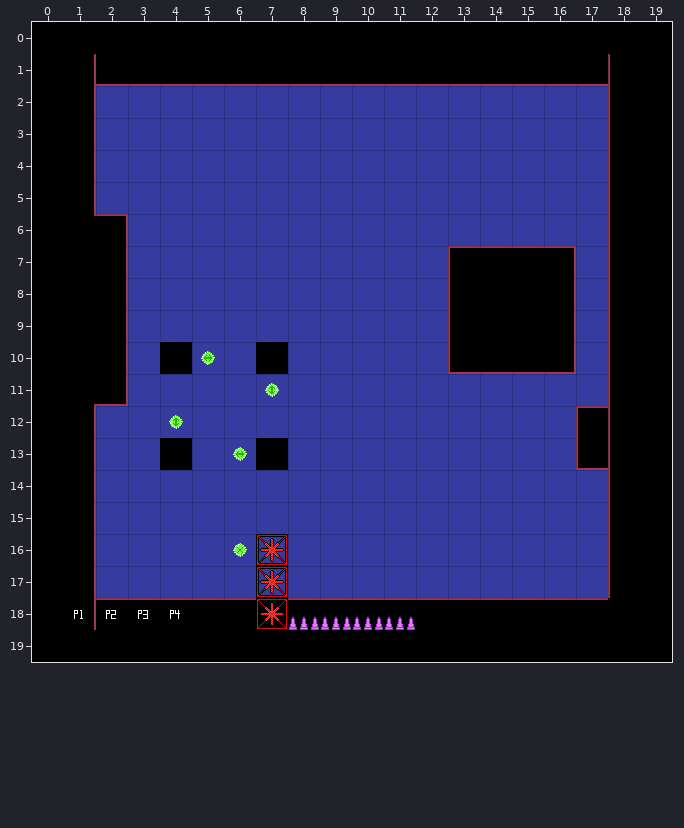
Two versions of a level (Tiled map, Project/Maps/Rick/BaseMap.tmx). Above, as it was before the edit.
Cells are 32x32 px. Shown: x 0..19, y 0..19.
The same view after the edit:
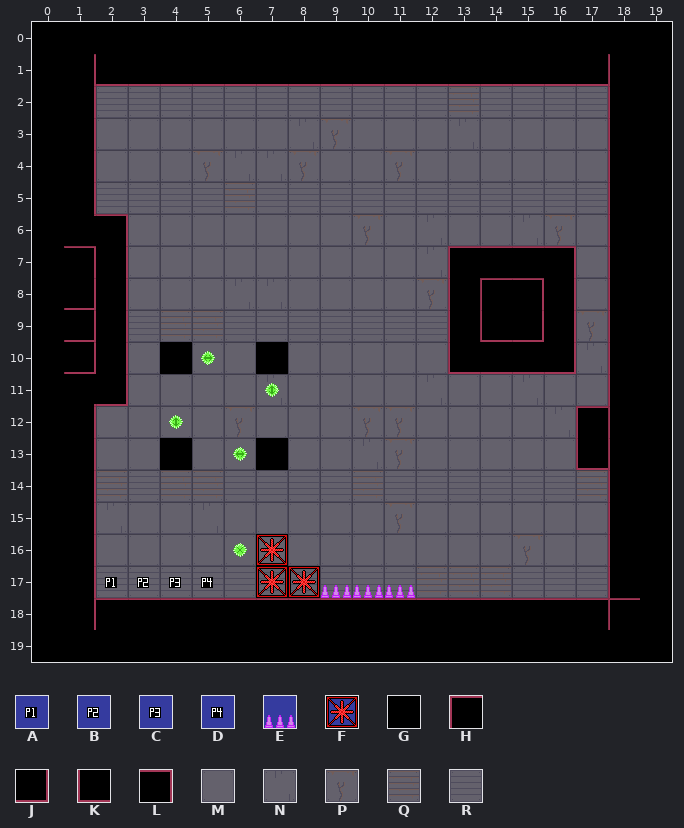
Key: from "Ingredients": A 0, B 1, C 2, D 3, E 12, F 13; from "Tiles": G 0, H 1, J 1 turned 180, K 1 turned 270, L 1 turned 90, M 10, N 11, P 12, Q 13, R 14.
_ is an empty cell.
From old to new:
Layer "Tiles":
Tile G gives way to tile H in row 8 at x 14; in row 18 at x 18.
Tile G gives way to tile J in row 8 at x 1; in row 9 at x 1 and 15; in row 10 at x 1.
Tile G gives way to tile K in row 9 at x 14.
Tile G gives way to tile L in row 7 at x 1; in row 8 at x 15.
The edit adds tile M in row 3 at x 2 to 7, 10 to 12 and 14 to 17; in row 4 at x 2 to 4, 9 to 10 and 12 to 17; in row 6 at x 3 to 9, 11, 13 to 14 and 17; in row 7 at x 3 to 11 and 17; in row 8 at x 3 to 5, 8 to 11 and 17; in row 10 at x 3, 5 to 6 and 8 to 12.
The edit adds tile M in row 11 at x 3 to 6, 8 to 11, 13 to 14 and 16 to 17; in row 12 at x 2 to 5, 7 to 9 and 12 to 15; in row 13 at x 2 to 3, 5 to 6, 8 to 9 and 12 to 16; in row 15 at x 3 to 4, 6 to 10 and 12 to 17; in row 16 at x 2 to 14 and 16 to 17.
The edit adds tile N in row 3 at x 8 and 13; in row 4 at x 6 to 7; in row 6 at x 12 and 15; in row 7 at x 12; in row 8 at x 6 to 7; in row 10 at x 17.
The edit adds tile N in row 11 at x 7, 12 and 15; in row 12 at x 16; in row 13 at x 10; in row 15 at x 2 and 5.
The edit adds tile P in row 3 at x 9; in row 4 at x 5, 8 and 11; in row 6 at x 10 and 16; in row 8 at x 12; in row 9 at x 17; in row 12 at x 6 and 10 to 11.
The edit adds tile P in row 13 at x 11; in row 15 at x 11; in row 16 at x 15.
The edit adds tile Q in row 2 at x 13; in row 5 at x 6; in row 9 at x 4 to 5; in row 14 at x 2, 4 to 5, 10 and 17; in row 17 at x 12 to 14.
The edit adds tile R in row 2 at x 2 to 12 and 14 to 17; in row 5 at x 2 to 5 and 7 to 17; in row 9 at x 3 and 6 to 12; in row 14 at x 3, 6 to 9 and 11 to 16; in row 17 at x 2 to 11 and 15 to 17.
Layer "Specials" (removed):
Tile A is removed in row 18 at x 1.
Tile B is removed in row 18 at x 2.
Tile C is removed in row 18 at x 3.
Tile D is removed in row 18 at x 4.
Layer "Ingredients":
The edit adds tile A in row 17 at x 2.
The edit adds tile B in row 17 at x 3.
The edit adds tile C in row 17 at x 4.
The edit adds tile D in row 17 at x 5.
The edit adds tile E in row 17 at x 9 to 11.
The edit adds tile F in row 17 at x 8.
Tile E is removed in row 18 at x 8 to 11.
Tile F is removed in row 18 at x 7.
Boxes around the changes in both pictures, in picture pixels (x1, y1, x2, y2):
changed: (64, 86, 640, 630)
